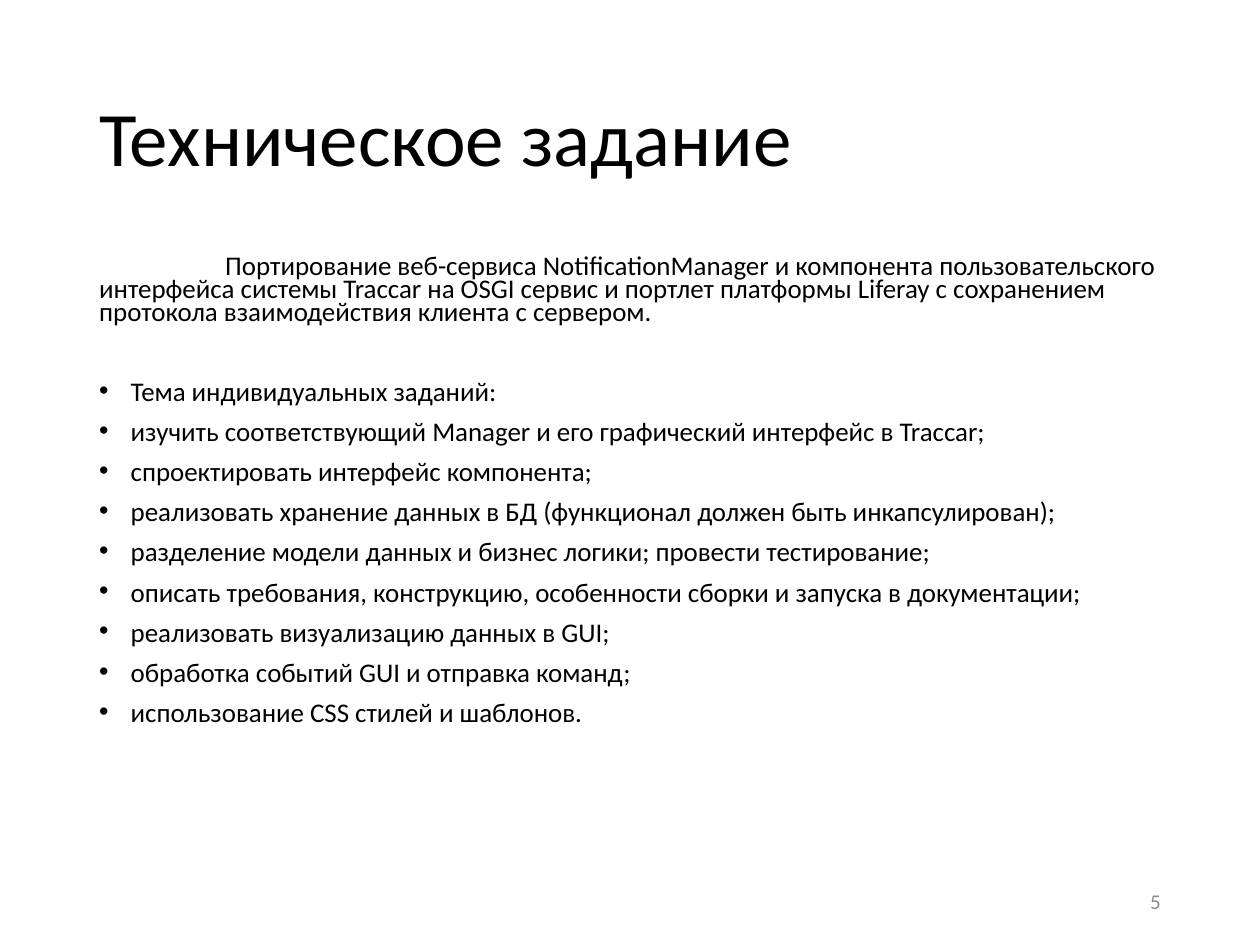
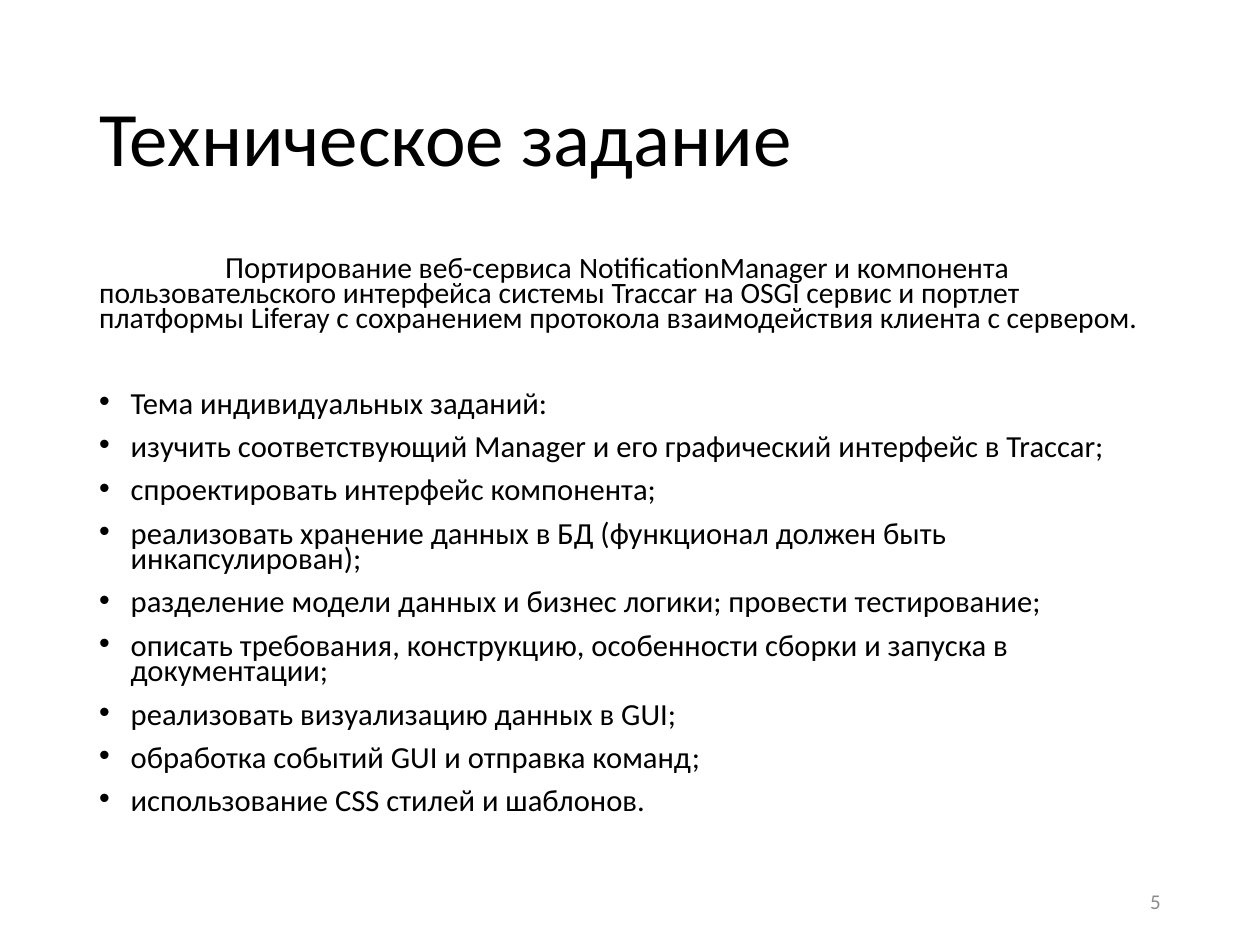
Before and after one commit to Letargon/com.bmstu.notifications.manager, a slide deck: slide 5 of Презентация.pptx. Drawn at 1260x945 pixels with LibreOffice and Linux fonts; fonts in the diff are those of the drawing. Boxes give left, top, right and bottom in pixels: in the first picture for what was removed or moved away, otherwise in the second. Text is boxed around its words. In the diff, an @@ line names an element or a change of style, - is before the commit and + after.

```diff
--- a/Презентация.pptx
+++ b/Презентация.pptx
@@ text "Портирование веб-сервиса NotificationManager и компонента ..." at (99, 257, 1137, 812): size 15.4 to 17.5 pt in "Портирование", "Тема индивидуальных заданий:", "изучить соответствующий Manager и его графический интерфейс ...", "спроектировать интерфейс компонента;" and 6 more places; size 15.4 to 16.9 pt in "Портирование веб-сервиса NotificationManager и компонента по ..." @@
```
Also in this commit, not shown: 1 other slide changed.
